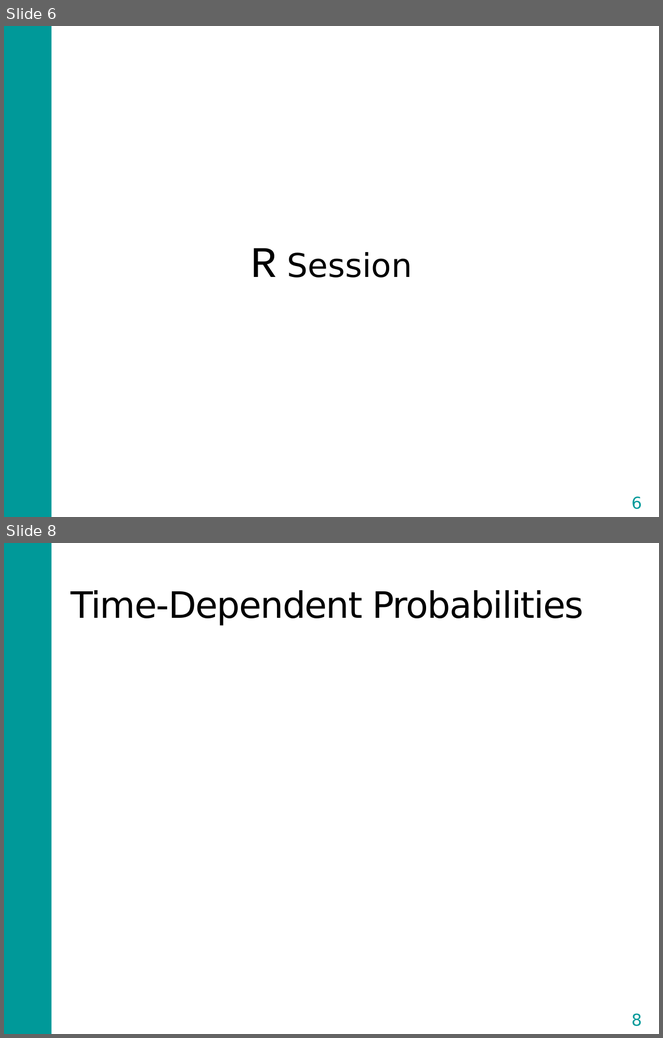
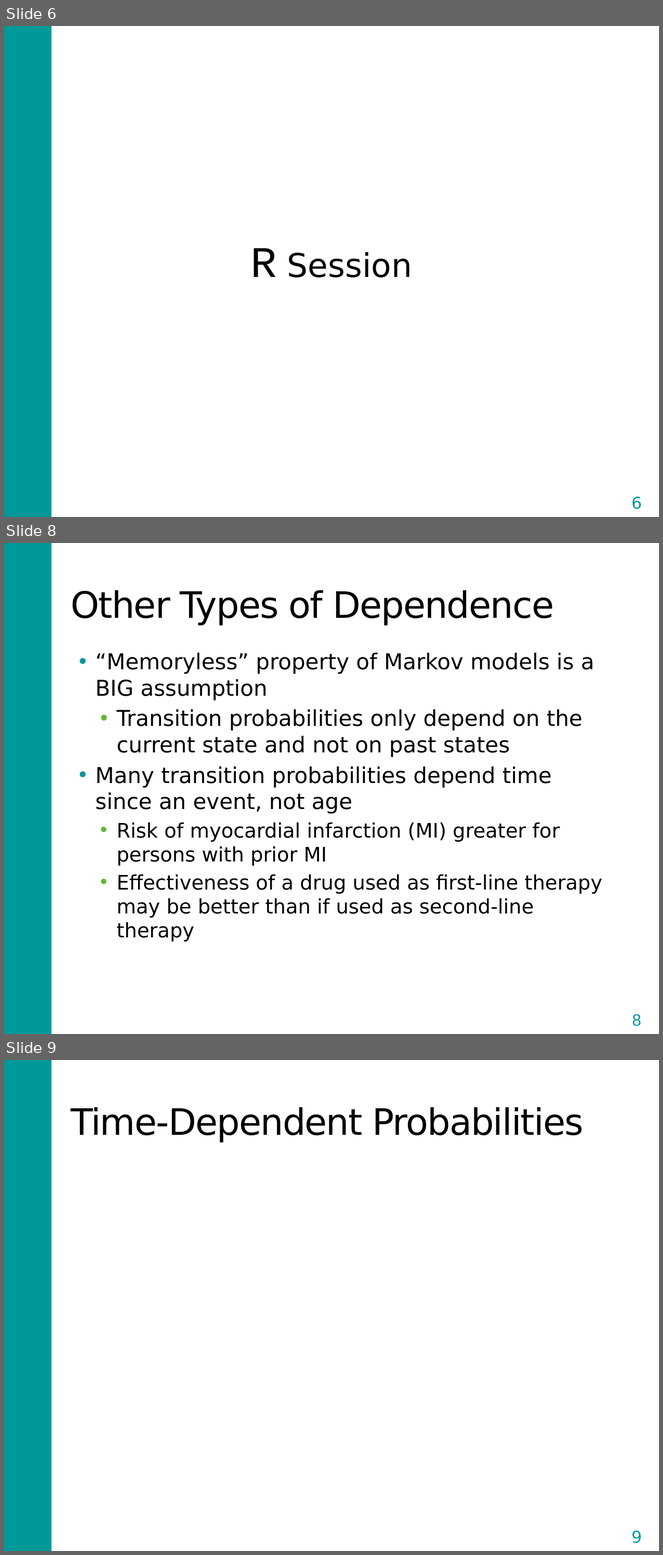
Before and after one commit to DARTH-git/Course-Modularization, a slide deck: Markov models/Slides/Markov Model Variants.pptx. Shown one above the other, each under a label of ours: slides 6 and 8 before the commit, slides 6, 8 and 9 after it; the slides between them are not shown. The pictures are 663x1038 and 663x1555 pixels, drawn with LibreOffice and Linux fonts; fonts in the diff are those of the drawing; grey boxes stand for pictures. Boxes give left, top, right and bottom in pixels: in the first picture for what was removed or moved away, otherwise in the second. Text is boxed around its words. In the diff, an @@ line names an element or a change of style, - is before the commit and + after.

```diff
--- a/Markov models/Slides/Markov Model Variants.pptx
+++ b/Markov models/Slides/Markov Model Variants.pptx
@@ slide 8 added at (4,543,659,1034), background #FFFFFF; not listed: 1 template element that a slide beside it also shows @@
@@ title added at (71,590,554,626), 40 pt, text #000000 @@
+Other Types of Dependence
@@ text added at (96,653,603,942), 24 pt, text #000000 @@
+• “Memoryless” property of Markov models is a BIG assumption
+  • Transition probabilities only depend on the current state and not on past states
+• Many transition probabilities depend time since an event, not age
+  • Risk of myocardial infarction (MI) greater for persons with prior MI
+  • Effectiveness of a drug used as first-line therapy may be better than if used as second-line therapy
@@ page number added at (617,1006,657,1034), outline #FFFFFF 1.5 pt, 18 pt, text #009999 @@
+8
@@ what was slide 8 is now slide 9 @@
@@ page number at (632,1531,642,1544): text changed @@
-8
+9
```
Also in this commit, not shown: 4 slides changed, 4 other slides added, 2 slides removed, 43 other files.
